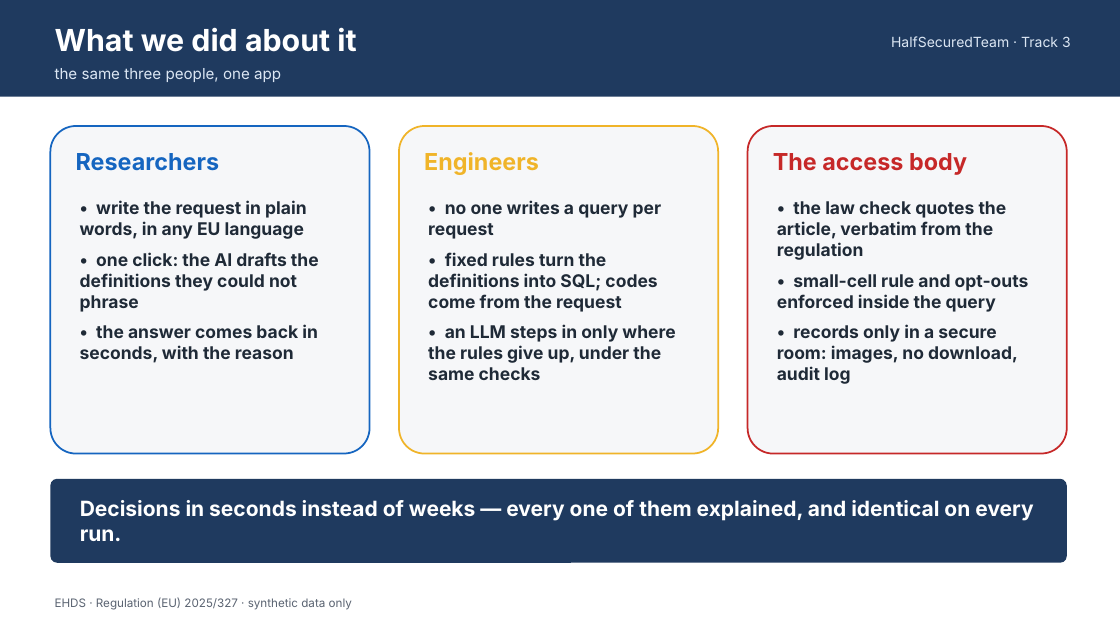
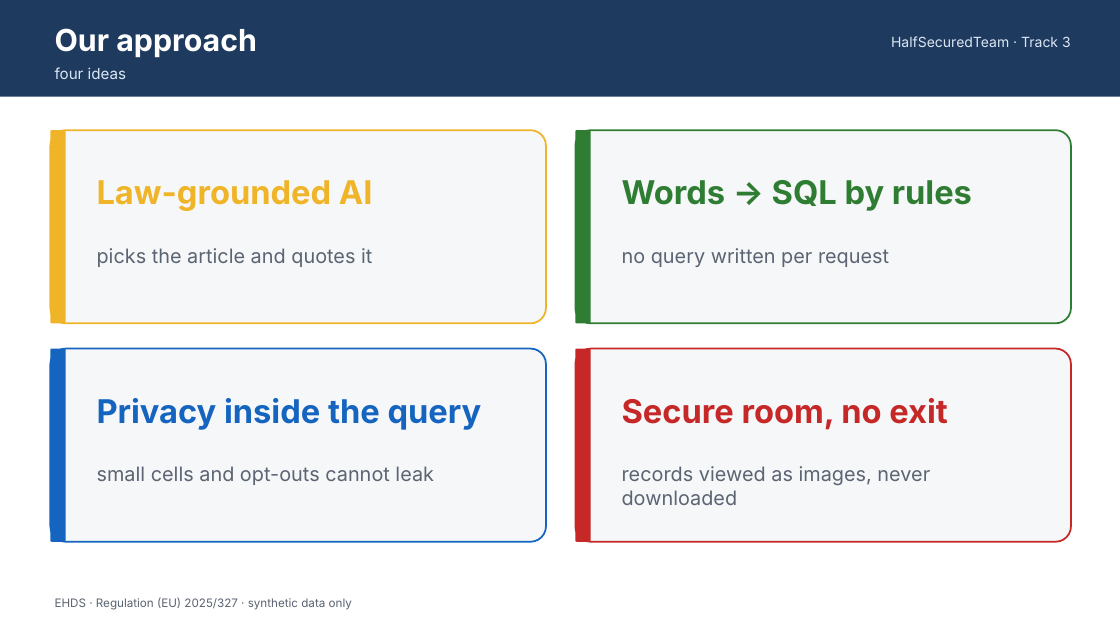
Before and after one commit to MatthiasEbner2002/Track_3-HalfSecuredTeam, a slide deck: slide 3 of docs/slides/pitch.pptx. Drawn at 1120x630 pixels with LibreOffice and Linux fonts; fonts in the diff are those of the drawing. Boxes give left, top, right and bottom in pixels: in the first picture for what was removed or moved away, otherwise in the second. Text is boxed around its words. In the diff, an @@ line names an element or a change of style, - is before the commit and + after.

```diff
--- a/docs/slides/pitch.pptx
+++ b/docs/slides/pitch.pptx
@@ text at (55,28,257,58): text changed @@
-What we did about it
+Our approach
@@ text at (55,67,126,79): text changed @@
-the same three people, one app
+four ideas
@@ rounded rectangle removed at (50,126,370,454) @@
@@ rounded rectangle added at (50,130,546,323), fill #F6F7F9, outline #F0B429 1.5 pt @@
@@ rounded rectangle added at (50,130,66,323), fill #F0B429 @@
@@ rounded rectangle removed at (399,126,718,454) @@
@@ rounded rectangle added at (576,130,1071,323), fill #F6F7F9, outline #2E7D32 1.5 pt @@
@@ rounded rectangle added at (576,130,591,323), fill #2E7D32 @@
@@ rounded rectangle removed at (748,126,1067,454) @@
@@ text removed at (76,153,220,171) @@
-Researchers
@@ text removed at (424,152,539,175) @@
-Engineers
@@ text removed at (773,153,967,175) @@
-The access body
@@ text removed at (80,200,319,363) @@
-• write the request in plain words, in any EU language
-• one click: the AI drafts the definitions they could not phrase
-• the answer comes back in seconds, with the reason
@@ text added at (97,180,373,211), 28 pt, text #F0B429, bold @@
+Law-grounded AI
@@ text removed at (428,200,675,380) @@
-• no one writes a query per request
-• fixed rules turn the definitions into SQL; codes come from the request
-• an LLM steps in only where the rules give up, under the same checks
@@ text added at (622,180,972,211), 28 pt, text #2E7D32, bold @@
+Words → SQL by rules
@@ text removed at (777,201,1029,384) @@
-• the law check quotes the article, verbatim from the regulation
-• small-cell rule and opt-outs enforced inside the query
-• records only in a secure room: images, no download, audit log
@@ text added at (97,248,372,267), 17 pt, text #5B6472 @@
+picks the article and quotes it
@@ text added at (622,248,889,267), 17 pt, text #5B6472 @@
+no query written per request
@@ rounded rectangle added at (50,349,546,542), fill #F6F7F9, outline #1565C0 1.5 pt @@
@@ rounded rectangle added at (50,349,66,542), fill #1565C0 @@
@@ rounded rectangle added at (576,349,1071,542), fill #F6F7F9, outline #C62828 1.5 pt @@
@@ rounded rectangle added at (576,349,591,542), fill #C62828 @@
@@ text added at (97,398,482,430), 28 pt, text #1565C0, bold @@
+Privacy inside the query
@@ text added at (622,398,947,430), 28 pt, text #C62828, bold @@
+Secure room, no exit
@@ rounded rectangle removed at (50,479,1067,563) @@
@@ text added at (97,466,434,485), 17 pt, text #5B6472 @@
+small cells and opt-outs cannot leak
@@ text added at (622,466,930,505), 17 pt, text #5B6472 @@
+records viewed as images, never downloaded
@@ text removed at (80,500,1033,541) @@
-Decisions in seconds instead of weeks — every one of them explained, and identical on every run.
```
Also in this commit, not shown: 2 other files.
